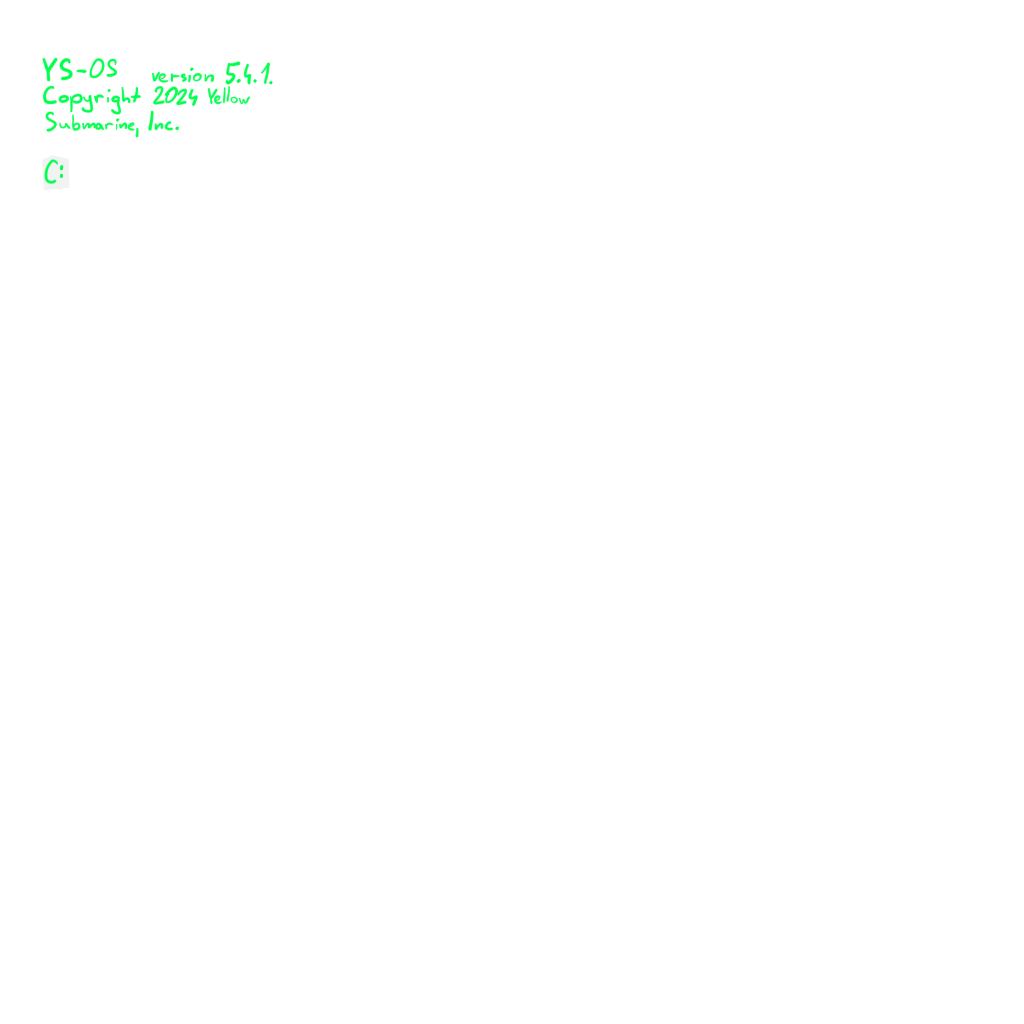
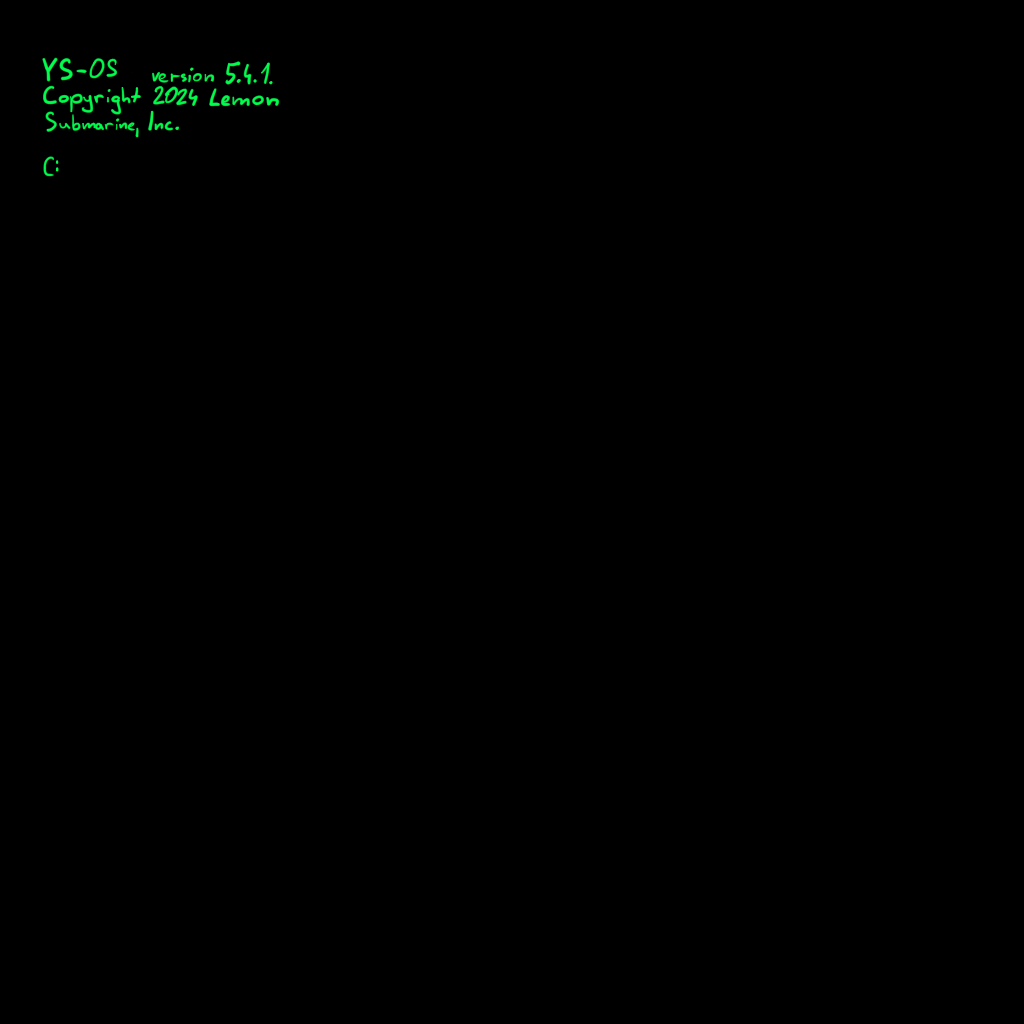
Layer changes from the first 1024 × 1024 image to the second:
painted on "Background" (1st of 2) over [0, 64, 1024, 1024]
painted on "Paint Layer 1" over [0, 0, 320, 192]
added layer "Paint Layer 2" over [0, 0, 1024, 1024]
